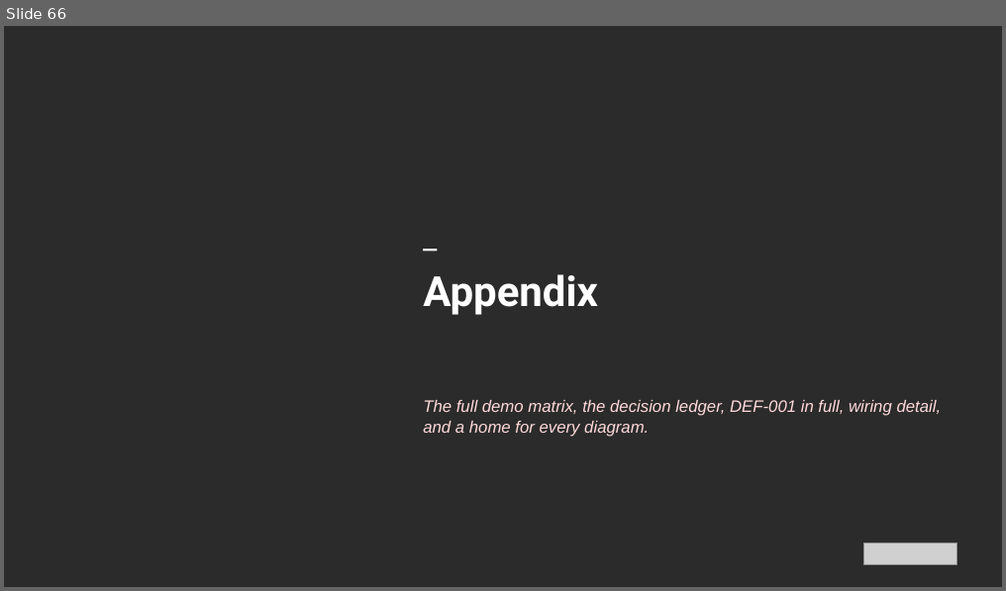
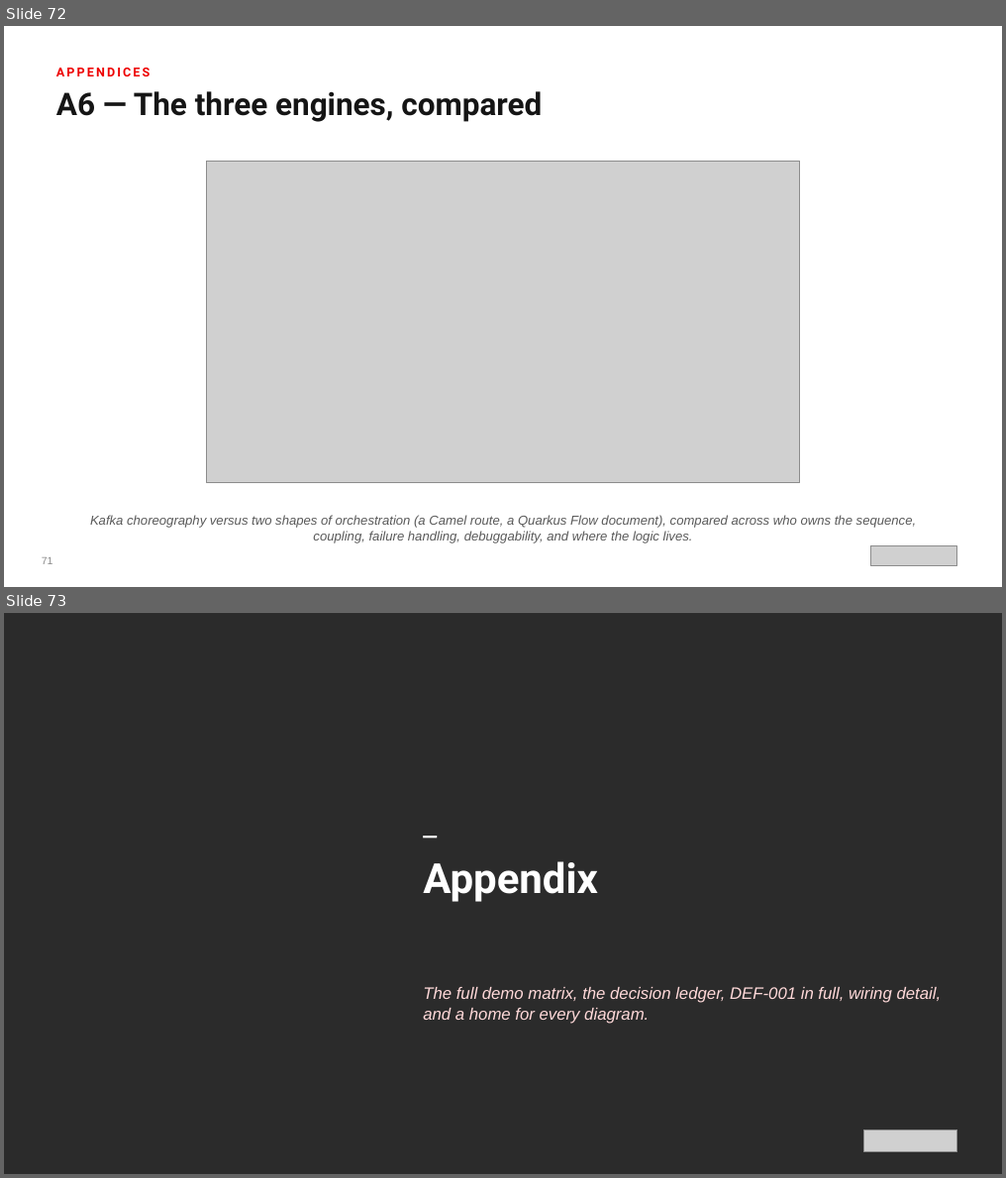
Before and after one commit to patterncatalyst/datamesh-reference-arch-quarkus, a slide deck: presentation/datamesh-201/Datamesh-201-Quarkus-r1.0.pptx. Shown one above the other, each under a label of ours: slide 66 before the commit, slides 72 and 73 after it. The pictures are 1006x591 and 1006x1178 pixels, drawn with LibreOffice and Linux fonts; fonts in the diff are those of the drawing; grey boxes stand for pictures; background and template pictures are left out; a plain dark background stands for a picture behind light text. Boxes give left, top, right and bottom in pixels: in the first picture for what was removed or moved away, otherwise in the second. Text is boxed around its words. In the diff, an @@ line names an element or a change of style, - is before the commit and + after.

Commit message:
docs: add Appendices part — six deep-dive chapters, diagrams, and 201-deck section (#21)
* docs(site): add Appendices part with six deep-dive chapters

New Part 5 (Appendices) and six chapters (markers 16-21):
websocket scaling with Kafka fan-out, gotchas, agentic
recommendations, testing detail, in-memory vs Kafka messaging,
and the three orchestration engines compared. Diagrams and
00-index wiring follow in subsequent commits.

* feat(diagrams): six appendix figures

Add paired SVG + Excalidraw figures for the Appendices part:
websocket Kafka fan-out, gotchas grid, the plan/execute/validate
relay, the test pyramid, in-memory vs Kafka, and the three-engine
comparison table. Generated by scripts/make-quarkus-diagrams.js
(assets/diagrams 37 to 43).

* docs(site): wire Appendices into the index and chapter counts

Add the Part 5 section with links to chapters 16-21, add Part 5 to
the organization overview, and bump the chapter/part counts to
twenty-one chapters across six parts (00-index and README).

* docs(deck): add Appendices section to the 201 deck

New '11 · Appendices' divider plus six diagram slides (A1-A6)
reusing the six new figures, inserted before the reference
appendix. Agenda updated to thirteen sections; deck rebuilt.

* docs(site): fix stale part count in index meta description

```diff
--- a/presentation/datamesh-201/Datamesh-201-Quarkus-r1.0.pptx
+++ b/presentation/datamesh-201/Datamesh-201-Quarkus-r1.0.pptx
@@ slide 72 added at <box>4,26,1002,587</box>, background #FFFFFF @@
@@ text added at <box>56,68,151,76</box>, 12 pt, text #EE0000, bold @@
+APPENDICES
@@ text added at <box>56,91,542,122</box>, 30 pt, text #151515, bold @@
+A6 — The three engines, compared
@@ picture added at <box>206,161,800,482</box> @@
@@ text added at <box>90,515,916,544</box>, 12.5 pt, text #5A5A5A, italic @@
+Kafka choreography versus two shapes of orchestration (a Camel route, a Quarkus Flow document), compared across who owns the sequence, coupling, failure handling, debuggability, and where the logic lives.
@@ text added at <box>42,558,54,565</box>, 10 pt, text #8A8A8A @@
+71
@@ picture added at <box>871,547,957,567</box> @@
@@ what was slide 66 is now slide 73 @@
```
Also in this commit, not shown: 16 slides changed, 6 other slides added, 23 other files.
